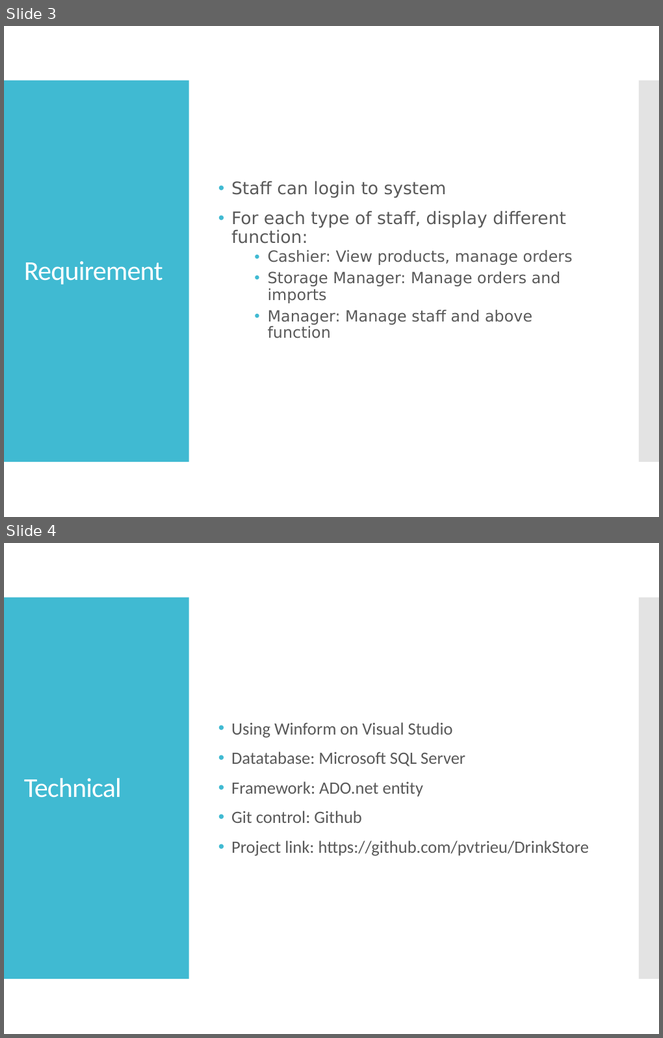
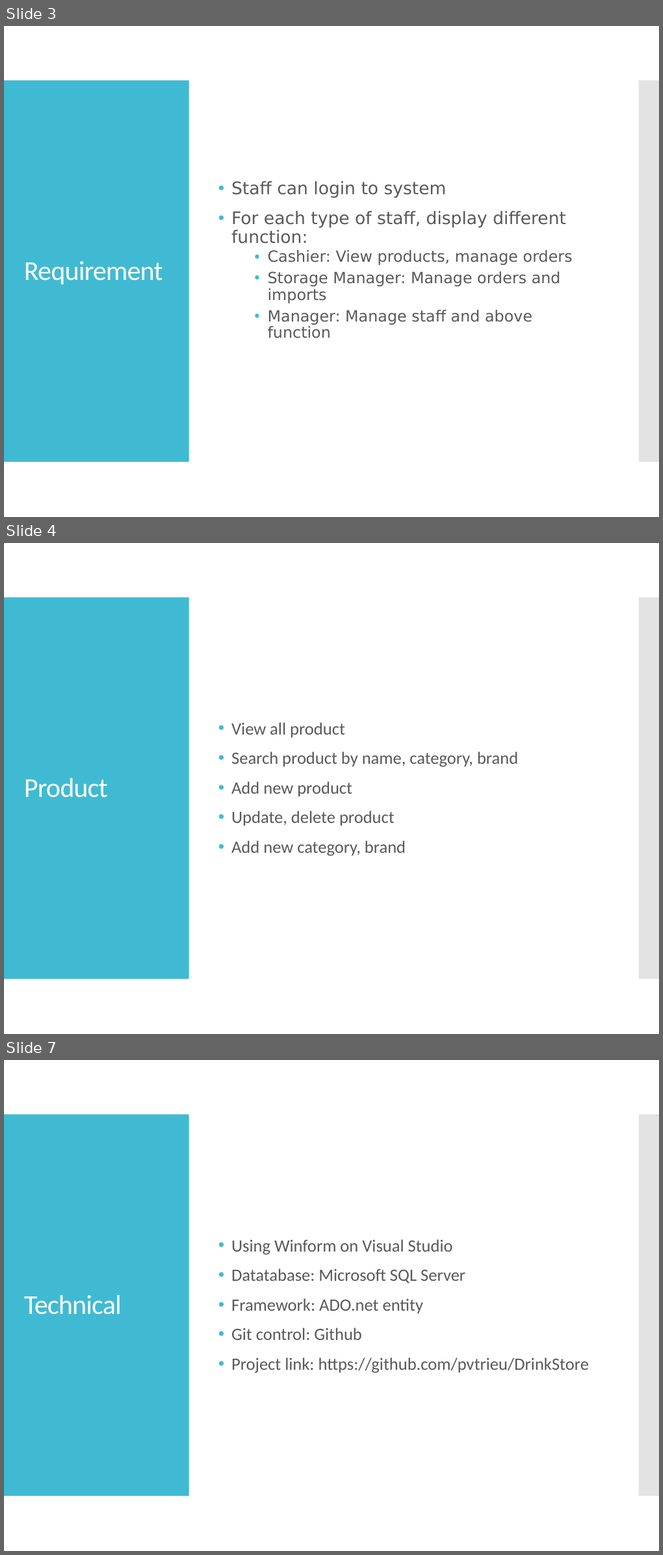
Before and after one commit to pvtrieu/DrinkStore, a slide deck: Report/Report_2.pptx. Shown one above the other, each under a label of ours: slides 3 and 4 before the commit, slides 3, 4 and 7 after it; the slides between them are not shown. The pictures are 663x1038 and 663x1555 pixels, drawn with LibreOffice and Linux fonts; fonts in the diff are those of the drawing. Boxes give left, top, right and bottom in pixels: in the first picture for what was removed or moved away, otherwise in the second. Text is boxed around its words. In the diff, an @@ line names an element or a change of style, - is before the commit and + after.

Commit message:
update report and mini detail to product

```diff
--- a/Report/Report_2.pptx
+++ b/Report/Report_2.pptx
@@ slide 4 added at (4,543,659,1034), background #FFFFFF; not listed: 2 template elements that a slide beside it also shows @@
@@ text added at (232,722,518,856), 19 pt, text #595959 @@
+• View all product
+• Search product by name, category, brand
+• Add new product
+• Update, delete product
+• Add new category, brand
@@ title added at (24,778,108,798), 30 pt, text #FFFFFF @@
+Product
@@ what was slide 4 is now slide 7 @@
```
Also in this commit, not shown: 2 slides changed, 4 other slides added, 8 other files.
